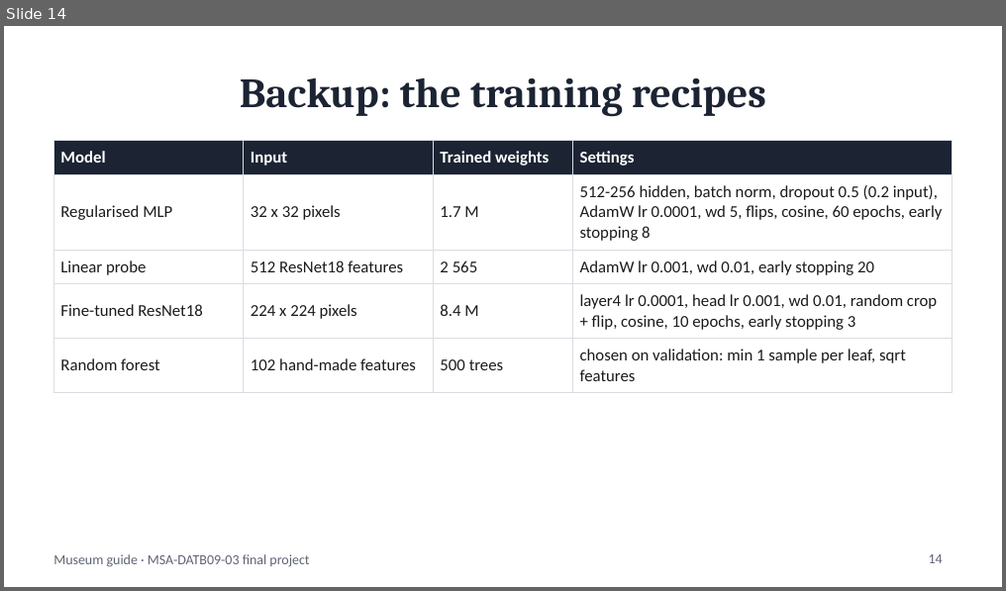
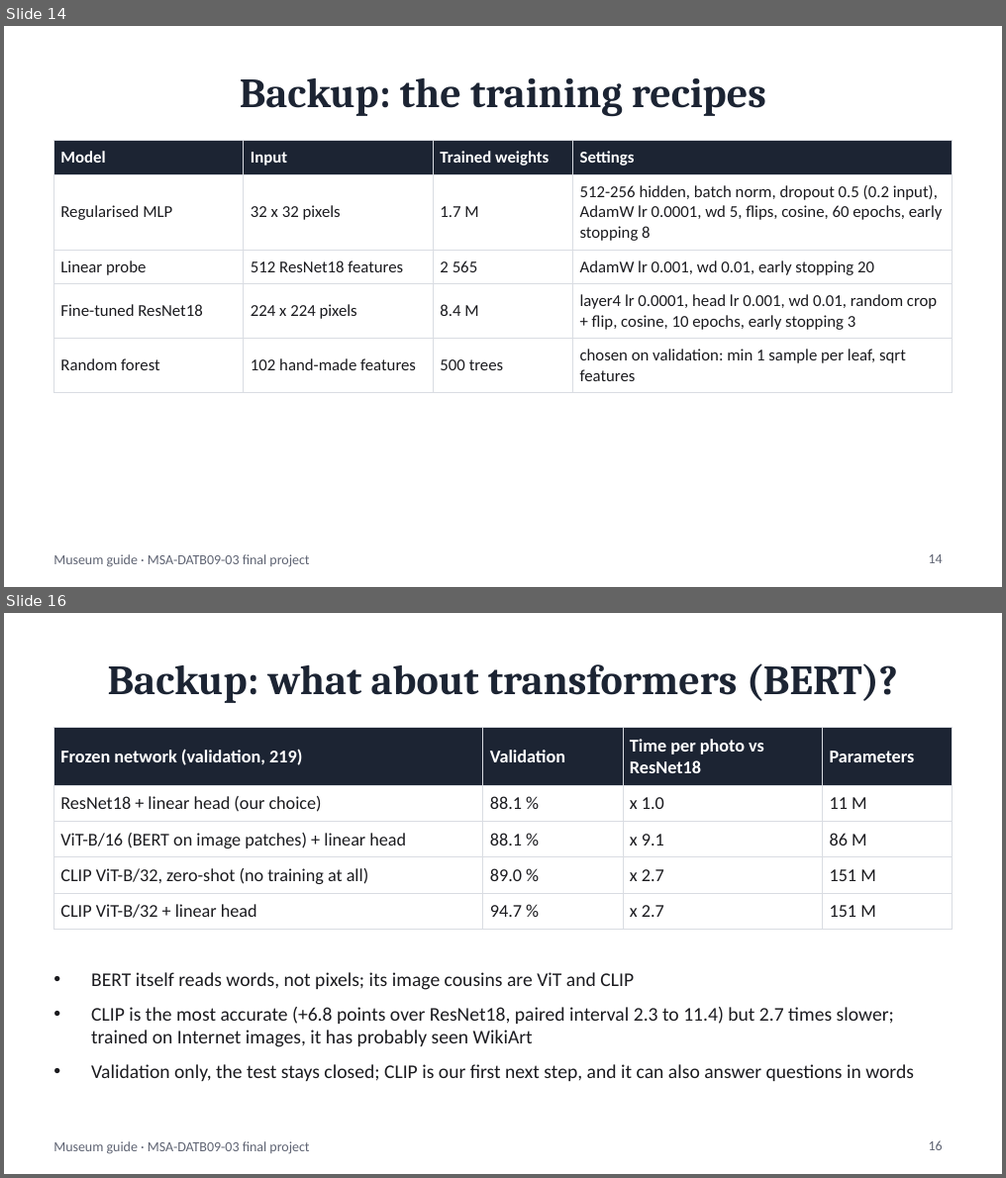
Before and after one commit to BenjaminAHS/neural-network-project, a slide deck: docs/museum_guide_presentation.pptx. Shown one above the other, each under a label of ours: slide 14 before the commit, slides 14 and 16 after it; the slides between them are not shown. The pictures are 1006x591 and 1006x1178 pixels, drawn with LibreOffice and Linux fonts; fonts in the diff are those of the drawing. Boxes give left, top, right and bottom in pixels: in the first picture for what was removed or moved away, otherwise in the second. Text is boxed around its words. In the diff, an @@ line names an element or a change of style, - is before the commit and + after.

Commit message:
Add a transformers backup slide and a simple-words bonus chapter to the study guide

```diff
--- a/docs/museum_guide_presentation.pptx
+++ b/docs/museum_guide_presentation.pptx
@@ slide 16 added at box(4, 613, 1002, 1174), background #FFFFFF; not listed: 1 template element that a slide beside it also shows @@
@@ title added at box(108, 663, 898, 703), 30 pt, text #1C2433, bold @@
+Backup: what about transformers (BERT)?
@@ table added at box(54, 728, 952, 922), 5 rows, 4 columns @@
+Frozen network (validation, 219) | Validation | Time per photo vs ResNet18 | Parameters
+ResNet18 + linear head (our choice) | 88.1 % | x 1.0 | 11 M
+ViT-B/16 (BERT on image patches) + linear head | 88.1 % | x 9.1 | 86 M
+CLIP ViT-B/32, zero-shot (no training at all) | 89.0 % | x 2.7 | 151 M
+CLIP ViT-B/32 + linear head | 94.7 % | x 2.7 | 151 M
@@ text added at box(91, 972, 914, 1081), 14 pt, text #1B1B1F @@
+• BERT itself reads words, not pixels; its image cousins are ViT and CLIP
+• CLIP is the most accurate (+6.8 points over ResNet18, paired interval 2.3 to 11.4) but 2.7 times slower; trained on Internet images, it has probably seen WikiArt
+• Validation only, the test stays closed; CLIP is our first next step, and it can also answer questions in words
@@ page number added at box(929, 1141, 943, 1151), 10 pt, text #5F6473 @@
+16
```
Also in this commit, not shown: 1 slide changed, 2 other files.
